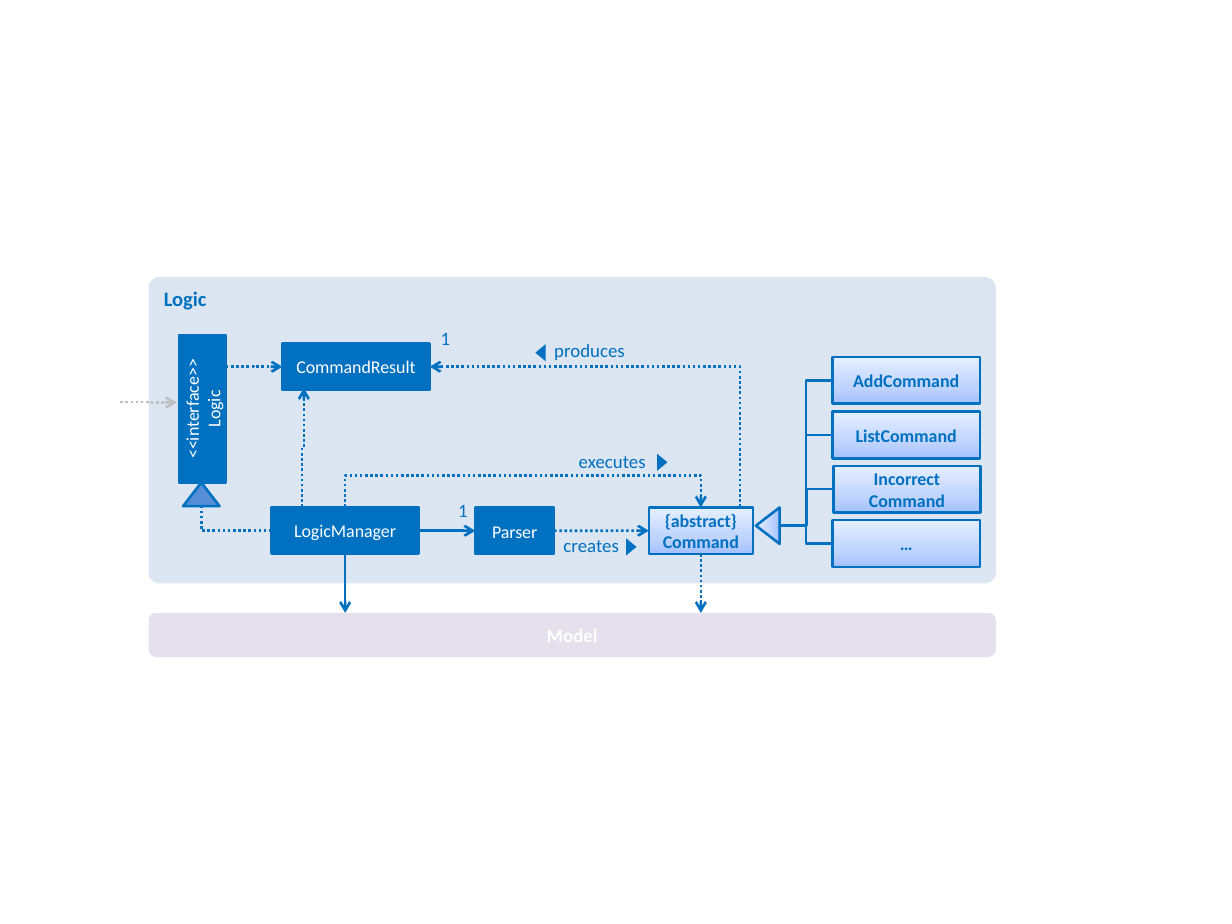
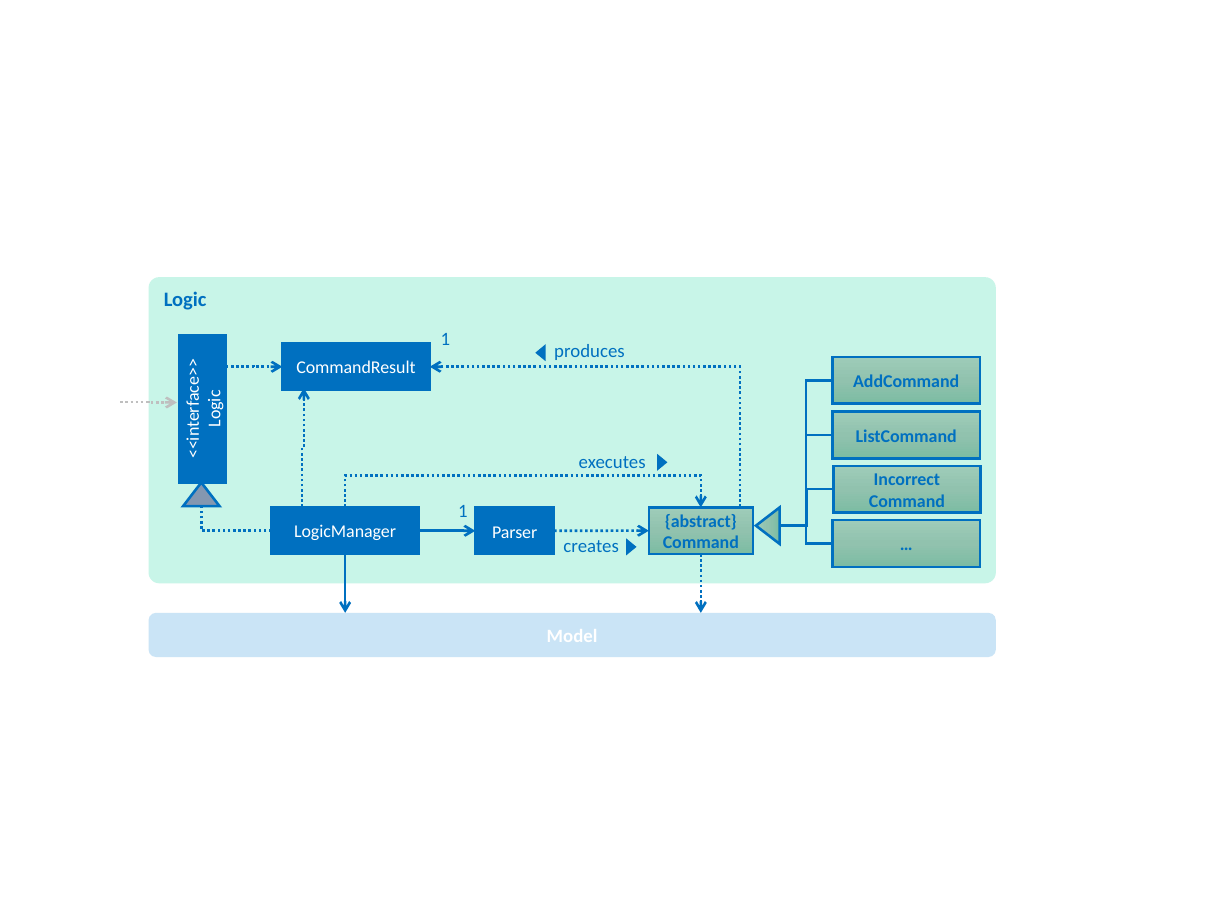
Before and after one commit to nus-cs2103-AY1617S1/addressbook-level4, a slide deck: slide 6 of docs/diagrams/Diagrams.pptx (slide 5 before the commit). Drawn at 1232x924 pixels with LibreOffice and Linux fonts; fonts in the diff are those of the drawing. Boxes give left, top, right and bottom in pixels: in the first picture for what was removed or moved away, otherwise in the second. Text is boxed around its words. In the diff, an @@ line names an element or a change of style, - is before the commit and + after.

```diff
--- a/docs/diagrams/Diagrams.pptx
+++ b/docs/diagrams/Diagrams.pptx
@@ rounded rectangle "Logic" at [149,277,997,583]: fill #DCE6F2 to #C8F5E8 @@
@@ triangle at [184,483,221,506]: fill #558ED5 to #8497B0 @@
@@ fill gradient #A4C4FF to #BFD4FF to #E6EEFF to gradient #9ECDBA to #91C2AE to #7DBCA3 in 6 elements at [833,357,981,404], [833,411,981,458], [649,508,753,554], [833,466,981,513], [756,507,779,544], [833,520,981,567] @@
@@ rounded rectangle at [149,612,997,657]: fill #E6E0EC to #CAE4F6 @@
```
Also in this commit, not shown: 7 other slides changed, 1 slide added, 20 other files.
